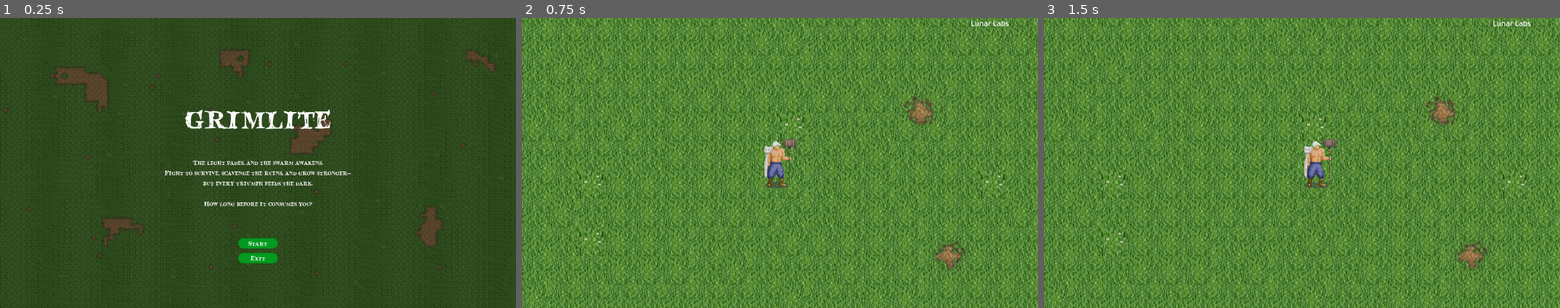
Above: before the commit, frames 1-3 (left to right).
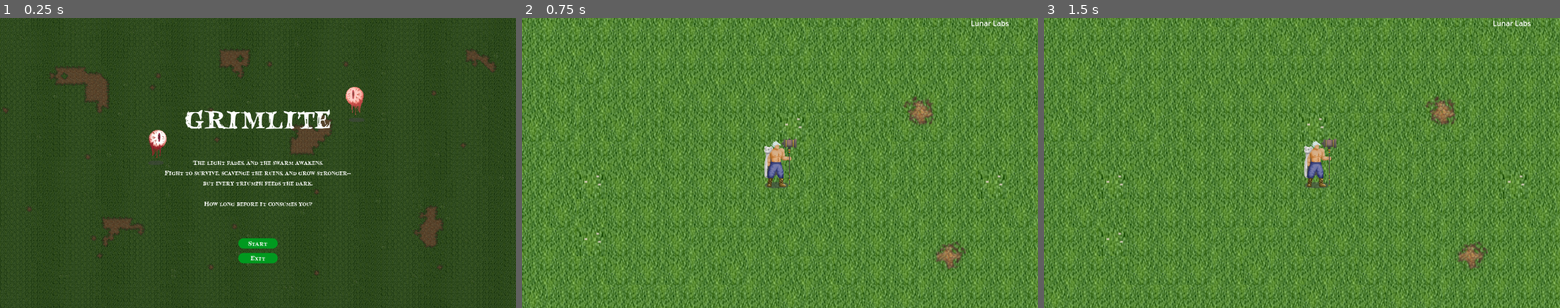
Above: after the commit, the same moments.

Repository: chii-vu/Grimlite
Game: Godot game, scene res://StartMenu.tscn
The game is run twice, just before and just after one commit, with the same random seed, the same clock (stepped at 60 frames per second) and the same inputs.
Inputs:
- Up to frame 1 (0.25 s): no input
- Up to frame 2 (0.75 s): click "Start" at 0.5 s
- Up to frame 3 (1.5 s): tap Enter at 1.25 s; hold Right (ui_right) from 1.28 s (still down); hold Space (Shoot) from 1.28 s (still down)

The runs differ from the first frame. In frame 1, 0.4% of the frame differs, in the area x 28-71%, y 23-51%; in frame 2, nothing differs; in frame 3, nothing differs.

Commit message:
merge with main

Diff:
--- a/GameplayScene.tscn
+++ b/GameplayScene.tscn
@@ -1,11 +1,9 @@
-[gd_scene load_steps=4 format=3 uid="uid://cdopx0hcp0mqx"]
+[gd_scene load_steps=3 format=3 uid="uid://cdopx0hcp0mqx"]
 
 [ext_resource type="Texture2D" uid="uid://bci3x2vqo1p1u" path="res://assets/land_prototype.png" id="2_d0g5i"]
 [ext_resource type="PackedScene" uid="uid://lsgfp2mh8rop" path="res://mvc/Game.tscn" id="2_prymh"]
-[ext_resource type="PackedScene" uid="uid://8ool0bmucegd" path="res://PauseMenu.tscn" id="3_tgaij"]
 
 [node name="GameplayScene" type="Node2D"]
-process_mode = 1
 
 [node name="Game" parent="." instance=ExtResource("2_prymh")]
 
@@ -29,7 +27,3 @@
 position = Vector2(1402, 788)
 scale = Vector2(2, 2)
 texture = ExtResource("2_d0g5i")
-
-[node name="PauseMenu" parent="CanvasLayer" instance=ExtResource("3_tgaij")]
-process_mode = 4
-visible = false
--- a/StartMenu.tscn
+++ b/StartMenu.tscn
@@ -1,9 +1,9 @@
-[gd_scene load_steps=9 format=3 uid="uid://de6ivkd5llphe"]
+[gd_scene load_steps=21 format=3 uid="uid://de6ivkd5llphe"]
 
 [ext_resource type="Script" path="res://StartMenu.gd" id="1_8wp1a"]
 [ext_resource type="Texture2D" uid="uid://cw6voudjkc2l1" path="res://assets/landproto.png" id="2_fc2ej"]
 [ext_resource type="FontFile" uid="uid://c61myo531a44m" path="res://assets/fonts/bloodcrow.ttf" id="3_r0nwm"]
-[ext_resource type="Texture2D" uid="uid://bpaxlph7sgwo6" path="res://assets/eye_sprite.png" id="4_18o6r"]
+[ext_resource type="Texture2D" uid="uid://b88og62iusdeb" path="res://assets/eyeball_enemy_sheet.png" id="4_18o6r"]
 
 [sub_resource type="StyleBoxTexture" id="StyleBoxTexture_0gs4q"]
 texture = ExtResource("2_fc2ej")
@@ -23,6 +23,92 @@
 corner_radius_top_right = 16
 corner_radius_bottom_right = 16
 corner_radius_bottom_left = 16
+
+[sub_resource type="AtlasTexture" id="AtlasTexture_5btao"]
+atlas = ExtResource("4_18o6r")
+region = Rect2(256, 100, 64, 100)
+
+[sub_resource type="AtlasTexture" id="AtlasTexture_x1wis"]
+atlas = ExtResource("4_18o6r")
+region = Rect2(192, 100, 64, 100)
+
+[sub_resource type="AtlasTexture" id="AtlasTexture_kkomj"]
+atlas = ExtResource("4_18o6r")
+region = Rect2(128, 100, 64, 100)
+
+[sub_resource type="AtlasTexture" id="AtlasTexture_dl7at"]
+atlas = ExtResource("4_18o6r")
+region = Rect2(64, 100, 64, 100)
+
+[sub_resource type="AtlasTexture" id="AtlasTexture_3qyov"]
+atlas = ExtResource("4_18o6r")
+region = Rect2(0, 100, 64, 100)
+
+[sub_resource type="SpriteFrames" id="SpriteFrames_xqla1"]
+animations = [{
+"frames": [{
+"duration": 1.0,
+"texture": SubResource("AtlasTexture_5btao")
+}, {
+"duration": 1.0,
+"texture": SubResource("AtlasTexture_x1wis")
+}, {
+"duration": 1.0,
+"texture": SubResource("AtlasTexture_kkomj")
+}, {
+"duration": 1.0,
+"texture": SubResource("AtlasTexture_dl7at")
+}, {
+"duration": 1.0,
+"texture": SubResource("AtlasTexture_3qyov")
+}],
+"loop": true,
+"name": &"Idle",
+"speed": 5.0
+}]
+
+[sub_resource type="AtlasTexture" id="AtlasTexture_8tmgp"]
+atlas = ExtResource("4_18o6r")
+region = Rect2(0, 0, 64, 100)
+
+[sub_resource type="AtlasTexture" id="AtlasTexture_w5oa8"]
+atlas = ExtResource("4_18o6r")
+region = Rect2(64, 0, 64, 100)
+
+[sub_resource type="AtlasTexture" id="AtlasTexture_j0or1"]
+atlas = ExtResource("4_18o6r")
+region = Rect2(128, 0, 64, 100)
+
+[sub_resource type="AtlasTexture" id="AtlasTexture_62iyi"]
+atlas = ExtResource("4_18o6r")
+region = Rect2(192, 0, 64, 100)
+
+[sub_resource type="AtlasTexture" id="AtlasTexture_62tfm"]
+atlas = ExtResource("4_18o6r")
+region = Rect2(256, 0, 64, 100)
+
+[sub_resource type="SpriteFrames" id="SpriteFrames_wejrh"]
+animations = [{
+"frames": [{
+"duration": 1.0,
+"texture": SubResource("AtlasTexture_8tmgp")
+}, {
+"duration": 1.0,
+"texture": SubResource("AtlasTexture_w5oa8")
+}, {
+"duration": 1.0,
+"texture": SubResource("AtlasTexture_j0or1")
+}, {
+"duration": 1.0,
+"texture": SubResource("AtlasTexture_62iyi")
+}, {
+"duration": 1.0,
+"texture": SubResource("AtlasTexture_62tfm")
+}],
+"loop": true,
+"name": &"Idle",
+"speed": 5.0
+}]
 
 [node name="StartMenu" type="Control"]
 layout_mode = 3
@@ -124,10 +210,15 @@
 How long before it consumes you?"
 horizontal_alignment = 1
 
-[node name="EyeSprite" type="Sprite2D" parent="."]
-position = Vector2(360, 184)
-scale = Vector2(0.650943, 0.66)
-texture = ExtResource("4_18o6r")
+[node name="Left Facing Eyeball" type="AnimatedSprite2D" parent="."]
+position = Vector2(792, 184)
+sprite_frames = SubResource("SpriteFrames_xqla1")
+animation = &"Idle"
+
+[node name="Right Facing Eyeball" type="AnimatedSprite2D" parent="."]
+position = Vector2(352, 280)
+sprite_frames = SubResource("SpriteFrames_wejrh")
+animation = &"Idle"
 
 [connection signal="pressed" from="VBoxMenuButtons/Start" to="." method="_on_start_pressed"]
 [connection signal="pressed" from="VBoxMenuButtons/Exit" to="." method="_on_exit_pressed"]
--- a/mvc/model/Player.tscn
+++ b/mvc/model/Player.tscn
@@ -154,6 +154,38 @@
 "values": [0]
 }
 
+[sub_resource type="Animation" id="Animation_gdgu5"]
+resource_name = "damage_left"
+length = 0.15
+tracks/0/type = "value"
+tracks/0/imported = false
+tracks/0/enabled = true
+tracks/0/path = NodePath(".:frame")
+tracks/0/interp = 1
+tracks/0/loop_wrap = true
+tracks/0/keys = {
+"times": PackedFloat32Array(0, 0.133333),
+"transitions": PackedFloat32Array(1, 1),
+"update": 1,
+"values": [7, 7]
+}
+
+[sub_resource type="Animation" id="Animation_o7oce"]
+resource_name = "damage_right"
+length = 0.15
+tracks/0/type = "value"
+tracks/0/imported = false
+tracks/0/enabled = true
+tracks/0/path = NodePath(".:frame")
+tracks/0/interp = 1
+tracks/0/loop_wrap = true
+tracks/0/keys = {
+"times": PackedFloat32Array(0, 0.133333),
+"transitions": PackedFloat32Array(1, 1),
+"update": 1,
+"values": [3, 3]
+}
+
 [sub_resource type="Animation" id="Animation_qal3g"]
 resource_name = "walk_left"
 loop_mode = 1
@@ -186,38 +218,6 @@
 "transitions": PackedFloat32Array(1, 1, 1, 1, 1, 1, 1, 1),
 "update": 1,
 "values": [0, 0, 1, 1, 2, 2, 1, 1]
-}
-
-[sub_resource type="Animation" id="Animation_gdgu5"]
-resource_name = "damage_left"
-length = 0.15
-tracks/0/type = "value"
-tracks/0/imported = false
-tracks/0/enabled = true
-tracks/0/path = NodePath(".:frame")
-tracks/0/interp = 1
-tracks/0/loop_wrap = true
-tracks/0/keys = {
-"times": PackedFloat32Array(0, 0.133333),
-"transitions": PackedFloat32Array(1, 1),
-"update": 1,
-"values": [7, 7]
-}
-
-[sub_resource type="Animation" id="Animation_o7oce"]
-resource_name = "damage_right"
-length = 0.15
-tracks/0/type = "value"
-tracks/0/imported = false
-tracks/0/enabled = true
-tracks/0/path = NodePath(".:frame")
-tracks/0/interp = 1
-tracks/0/loop_wrap = true
-tracks/0/keys = {
-"times": PackedFloat32Array(0, 0.133333),
-"transitions": PackedFloat32Array(1, 1),
-"update": 1,
-"values": [3, 3]
 }
 
 [sub_resource type="AnimationLibrary" id="AnimationLibrary_208ts"]
